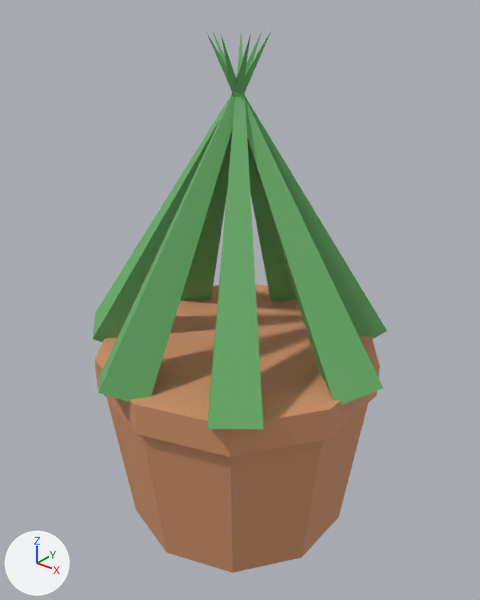
What one commit did to the glTF model assets/models/apartment/aloe_pot.glb.
Rendered twice from a 50 mm lens placed at (0.349, -0.433, 0.497), pointed at (0.004, -0.002, 0.23). The lights are fixed; the arrows at lower left show +X, +Y and +Z. The older version comes first. Vertices at exactly the same position are counted once.

Objects in the first picture: 'aloe_pot'.
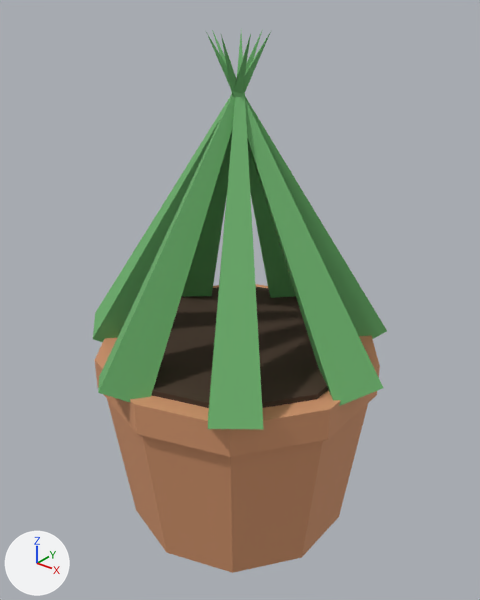
What changed in the scene script:
```text
Add mat_potsoil:
    mat_potsoil = principled_material('PotSoil')
    mat_potsoil.base_color = (0.06, 0.035, 0.02)  # brown #453527
    mat_potsoil.roughness = 1.0
Change me_cone_005:
    used by ob_aloe_pot; location = (0.0, 0.0, 0.0)
    remove me_cone_005.from_pydata(...)  # 75 vertices, 114 faces; spans x -0.14..0.153, y -0.15..0.15, z 0.0..0.461
    add me_cone_005.from_pydata(...)  # 95 vertices, 150 faces; spans x -0.14..0.153, y -0.15..0.15, z 0.0..0.461
    me_cone_005 part 1: a new loose piece, a 10-sided cylinder along z spanning x -0.1122..0.1122, y -0.118..0.118, z 0.184..0.19, in mat_potsoil (brown #453527)
    add me_cone_005.materials.append(mat_potsoil)  # brown #453527
```

What differs and where, as boxes [x1, y1, x2, y2] in the pictures (480 x 600 px):
part 1 of me_cone_005, added (brown)
    after: [152, 287, 328, 408]
